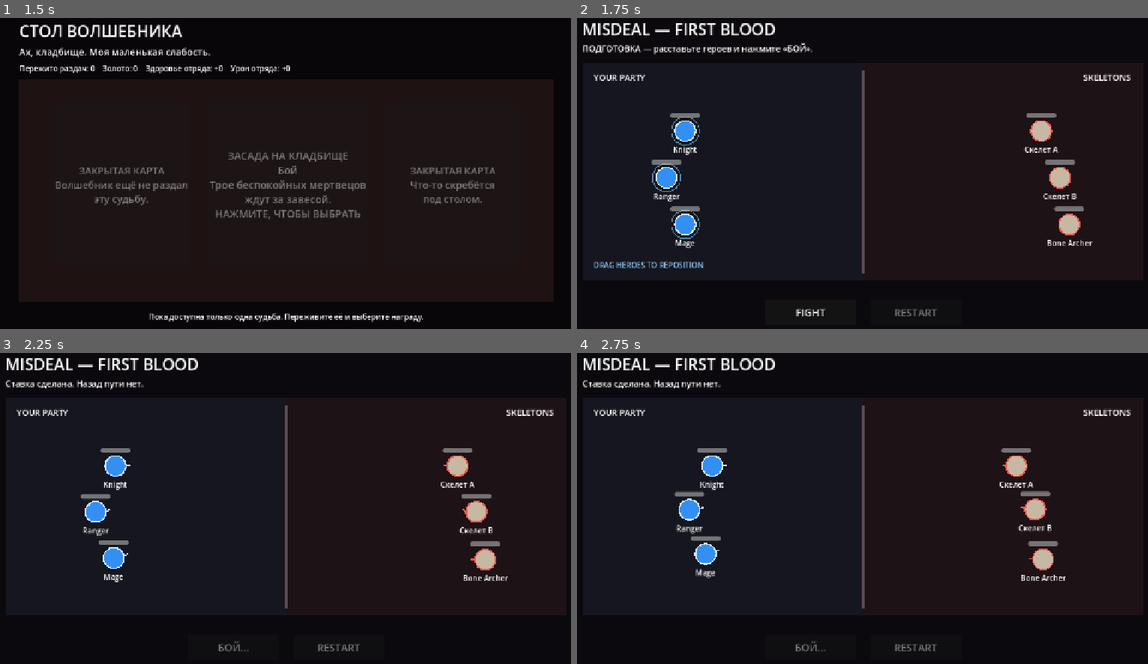
Above: before the commit, frames 1-4 (two rows, left to right).
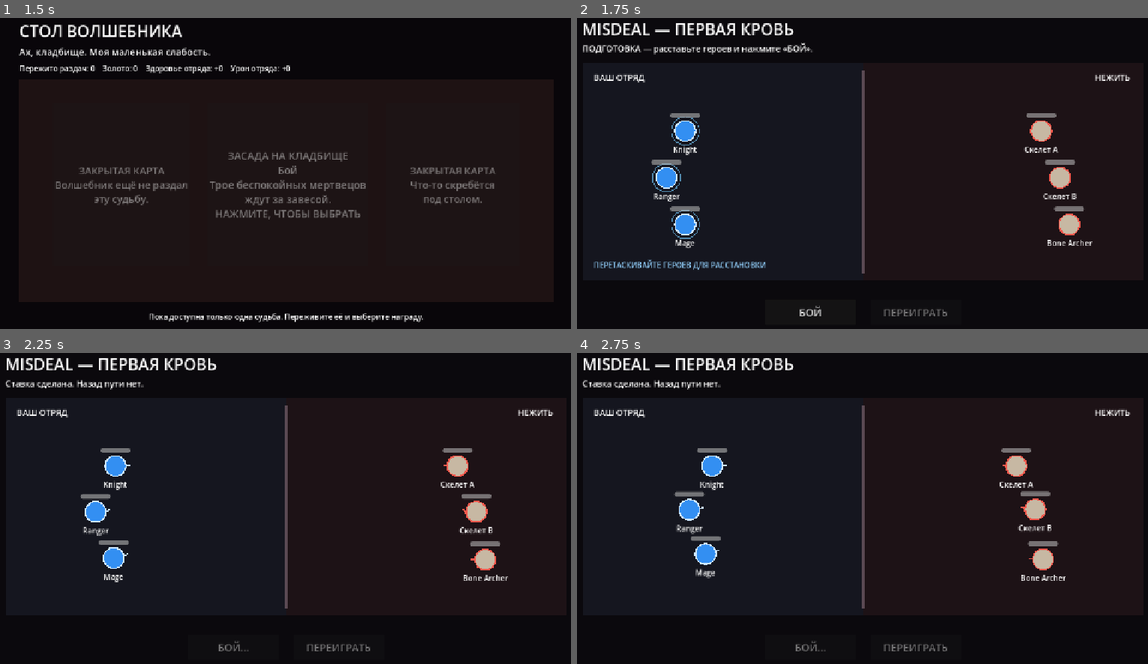
Above: after the commit, the same moments.

Repository: zampolit73/Misdeal
Game: Godot game, scene res://scenes/main/main.tscn
Same seed, same stepped clock (60 frames per second), same inputs: the game is played once before the commit and once after it.
Inputs:
- Up to frame 1 (1.5 s): click "ВОЙТИ В ИГРУ" at 0.5 s; click "ЗАСАДА НА КЛАДБИЩЕ Бой Трое б…" at 1.25 s
- Up to frame 2 (1.75 s): no input
- Up to frame 3 (2.25 s): click "FIGHT" (after the commit: "БОЙ") at 2 s
- Up to frame 4 (2.75 s): no input

Frame 1 is identical in both runs. In frame 2, 1.6% of the frame differs, in the area x 2-97%, y 1-96%; in frame 3, 1.0%; in frame 4, 1.0%.

Commit message:
Translate gameplay text to Russian

Diff:
--- a/scenes/battle/battle.tscn
+++ b/scenes/battle/battle.tscn
@@ -60,7 +60,7 @@
 offset_right = 350.0
 offset_bottom = 70.0
 theme_override_font_sizes/font_size = 34
-text = "MISDEAL — FIRST BLOOD"
+text = "MISDEAL — ПЕРВАЯ КРОВЬ"
 
 [node name="Status" type="Label" parent="."]
 mouse_filter = 2
@@ -69,7 +69,7 @@
 offset_right = 850.0
 offset_bottom = 106.0
 theme_override_font_sizes/font_size = 18
-text = "Inspect the board, then press FIGHT."
+text = "Осмотрите поле, затем нажмите «БОЙ»."
 
 [node name="PartyLabel" type="Label" parent="."]
 mouse_filter = 2
@@ -78,7 +78,7 @@
 offset_right = 250.0
 offset_bottom = 168.0
 theme_override_font_sizes/font_size = 18
-text = "YOUR PARTY"
+text = "ВАШ ОТРЯД"
 
 [node name="EnemyLabel" type="Label" parent="."]
 mouse_filter = 2
@@ -87,7 +87,7 @@
 offset_right = 1210.0
 offset_bottom = 168.0
 theme_override_font_sizes/font_size = 18
-text = "SKELETONS"
+text = "НЕЖИТЬ"
 horizontal_alignment = 2
 
 [node name="PlacementHint" type="Label" parent="."]
@@ -98,7 +98,7 @@
 offset_bottom = 570.0
 theme_override_colors/font_color = Color(0.55, 0.78, 0.95, 1)
 theme_override_font_sizes/font_size = 16
-text = "DRAG HEROES TO REPOSITION"
+text = "ПЕРЕТАСКИВАЙТЕ ГЕРОЕВ ДЛЯ РАССТАНОВКИ"
 
 [node name="UnitsLayer" type="Node2D" parent="."]
 position = Vector2(40, 120)
@@ -109,7 +109,7 @@
 offset_right = 625.0
 offset_bottom = 680.0
 theme_override_font_sizes/font_size = 22
-text = "FIGHT"
+text = "БОЙ"
 
 [node name="RestartButton" type="Button" parent="."]
 offset_left = 655.0
@@ -117,7 +117,7 @@
 offset_right = 850.0
 offset_bottom = 680.0
 theme_override_font_sizes/font_size = 22
-text = "RESTART"
+text = "ПЕРЕИГРАТЬ"
 
 [node name="ContinueButton" type="Button" parent="."]
 visible = false
@@ -126,7 +126,7 @@
 offset_right = 1100.0
 offset_bottom = 680.0
 theme_override_font_sizes/font_size = 20
-text = "CONTINUE"
+text = "ПРОДОЛЖИТЬ"
 
 [node name="Result" type="Label" parent="."]
 mouse_filter = 2
@@ -136,6 +136,6 @@
 offset_right = 880.0
 offset_bottom = 370.0
 theme_override_font_sizes/font_size = 34
-text = "VICTORY"
+text = "ПОБЕДА"
 horizontal_alignment = 1
 vertical_alignment = 1
